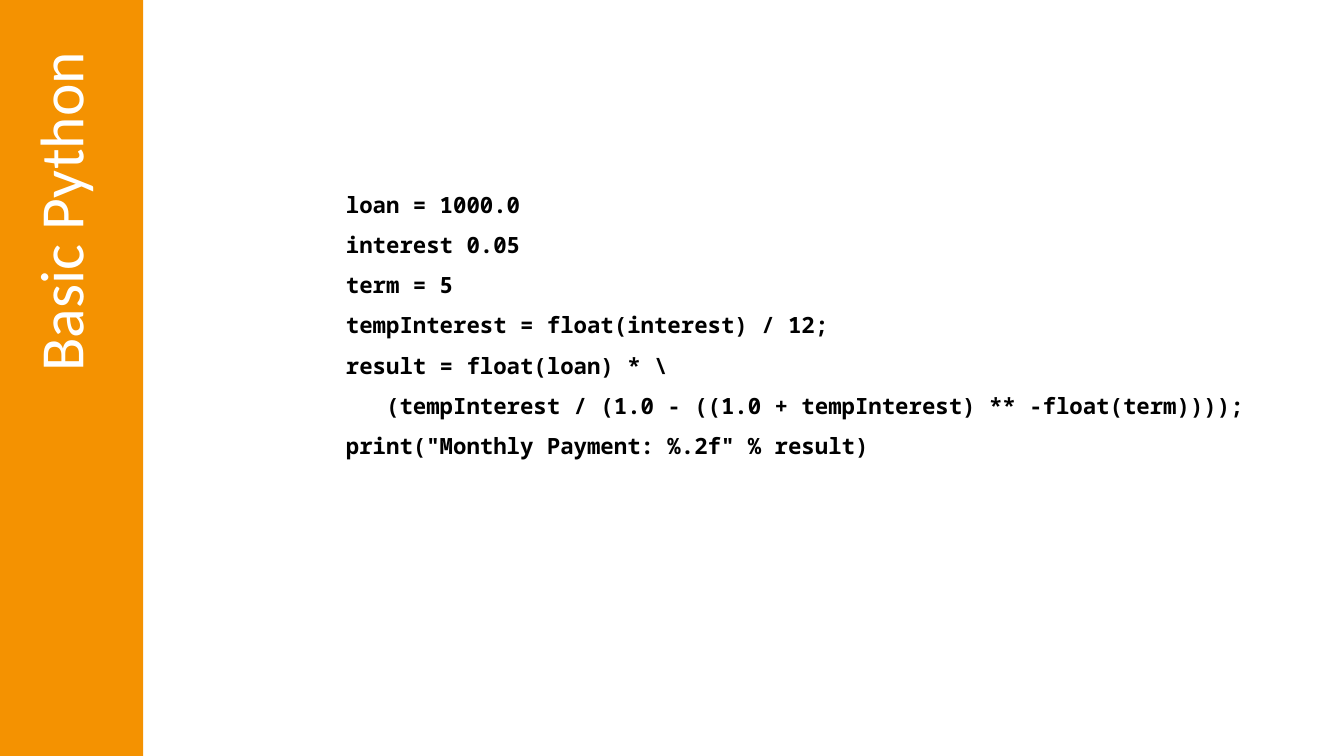
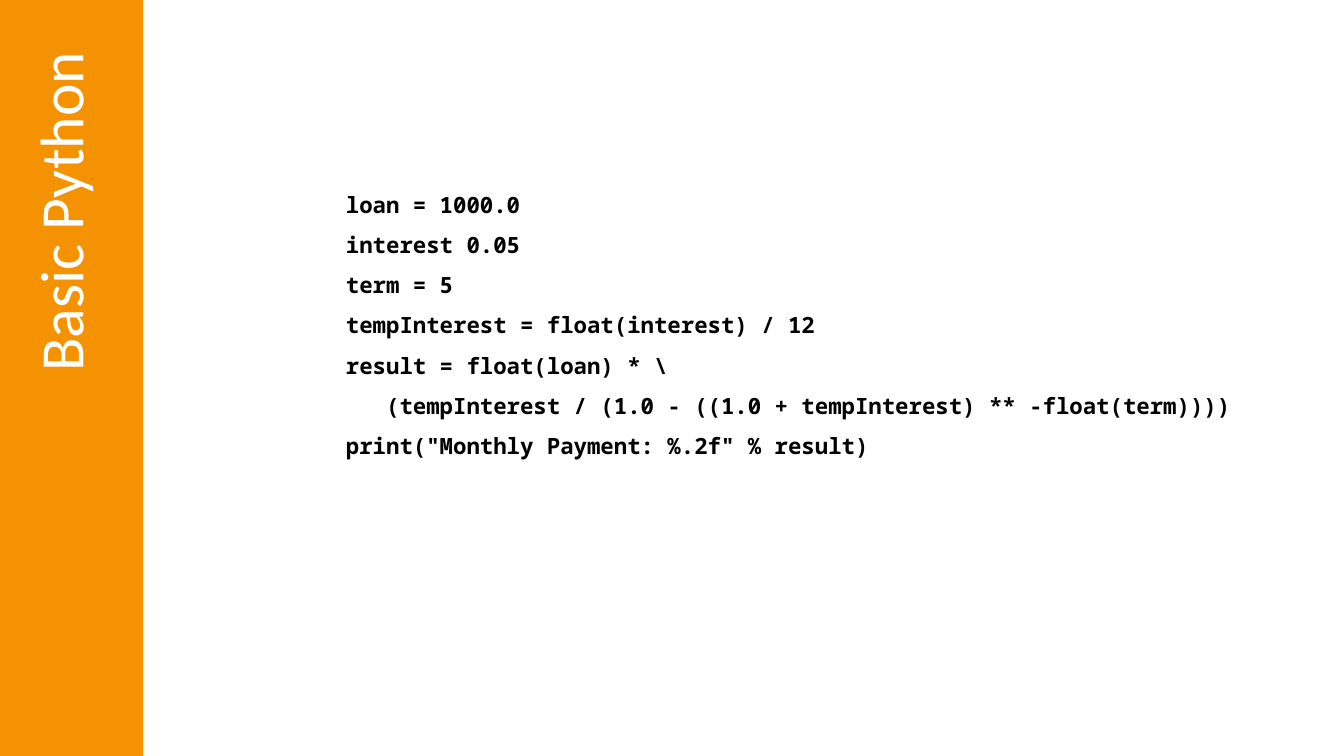
Before and after one commit to omniprof/JCP_EC_Education_WG_Presentation, a slide deck: slide 25 of Java in Education For JUGs 2.0 without notes.pptx. Drawn at 1344x756 pixels with LibreOffice and Linux fonts; fonts in the diff are those of the drawing. Boxes give left, top, right and bottom in pixels: in the first picture for what was removed or moved away, otherwise in the second. Text is boxed around its words. In the diff, an @@ line names an element or a change of style, - is before the commit and + after.

```diff
--- a/Java in Education For JUGs 2.0 without notes.pptx
+++ b/Java in Education For JUGs 2.0 without notes.pptx
@@ text at bbox=[346, 315, 815, 339]: text changed @@
-tempInterest = float(interest) / 12;
+tempInterest = float(interest) / 12
@@ text at bbox=[386, 397, 1230, 420]: text changed @@
-(tempInterest / (1.0 - ((1.0 + tempInterest) ** -float(term))));
+(tempInterest / (1.0 - ((1.0 + tempInterest) ** -float(term))))
```
Also in this commit, not shown: 1 other file.
